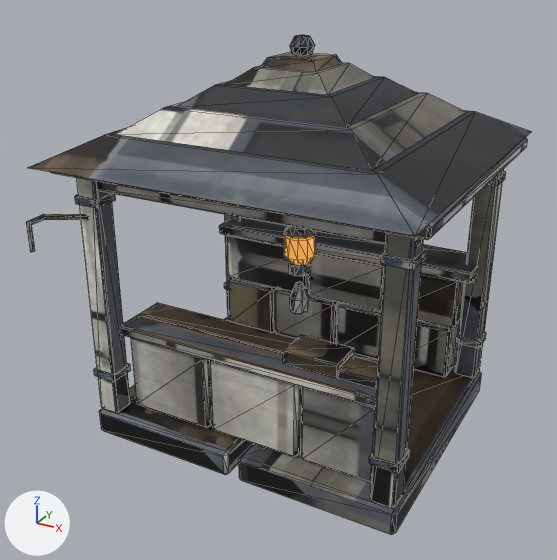
An edit to the glTF model games/vale/art/out/maps/landmarks/lampwright_stall.glb, drawn before and after from the same camera.
Before and after are seen from a camera (50 mm lens) standing at (2.84, -5.55, 4.08) and looking at (-0.05, -0.3, 1.46). Every picture has the same lights, and +X, +Y and +Z are marked at lower left. The picture after the commit comes second. Mesh edges are drawn as thin lines. Where no turn or scale is listed for an object, it has been applied to the vertices. Vertices at exactly the same position are counted once.

Names of what the first picture shows: 'lampwright_stall_body', 'lampwright_stall_lamp'.
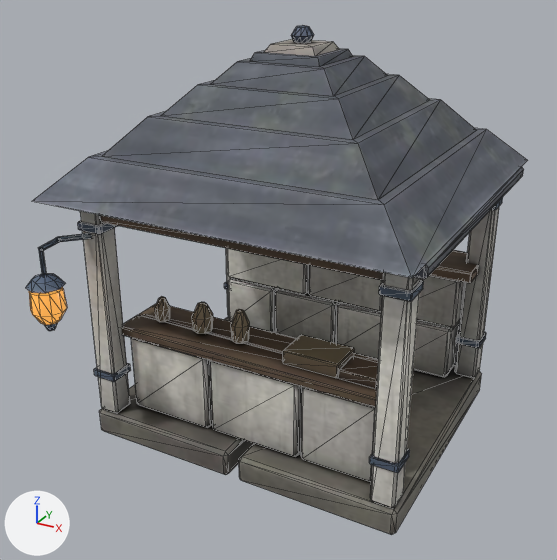
Where the newer file only moved an object's origin or applied its transform, the numbers keep the older frame.

Boxes [x1, y1, x2, y2] around the edits, measured in the pictures (557 x 560 px; the box of a moved part takes in the faces that stretch with it):
'lampwright_stall_body', reshaped
    before: [26, 35, 531, 535]
    after: [25, 25, 528, 535]
'lampwright_stall_lamp', moved
    before: [284, 235, 316, 266]
    after: [29, 287, 67, 325]
part 1 of me_lampwright_stall_body, moved or reshaped
    before: [97, 181, 423, 246]
    after: [100, 215, 419, 285]
part 2 of me_lampwright_stall_body, moved or reshaped
    before: [75, 193, 116, 208]
    after: [78, 221, 117, 234]
part 3 of me_lampwright_stall_body, moved or reshaped
    before: [381, 249, 426, 270]
    after: [379, 280, 424, 302]
part 4 of me_lampwright_stall_body, moved or reshaped
    before: [488, 172, 506, 186]
    after: [491, 197, 503, 210]
part 5 of me_lampwright_stall_body, moved or reshaped
    before: [261, 35, 343, 72]
    after: [264, 25, 340, 56]
part 6 of me_lampwright_stall_body, moved or reshaped
    before: [42, 214, 88, 220]
    after: [56, 233, 92, 242]
part 7 of me_lampwright_stall_body, moved or reshaped
    before: [283, 226, 317, 238]
    after: [25, 273, 65, 293]
part 8 of me_lampwright_stall_body, moved or reshaped
    before: [51, 137, 527, 240]
    after: [414, 167, 524, 279]
part 9 of me_lampwright_stall_body, moved or reshaped
    before: [116, 92, 466, 171]
    after: [161, 74, 430, 139]
part 10 of me_lampwright_stall_body, moved or reshaped
    before: [176, 76, 418, 127]
    after: [211, 55, 388, 96]
part 11 of me_lampwright_stall_body, rebuilt (19% taller)
    before: [28, 110, 531, 236]
    after: [32, 128, 528, 278]
part 12 of me_lampwright_stall_body, deleted
    before: [26, 63, 375, 314]
part 13 of me_lampwright_stall_body, cut back
    before: [77, 169, 504, 507]
    after: [38, 48, 499, 507]
part 14 of me_lampwright_stall_body, moved or reshaped
    both: [369, 449, 409, 473]
part 15 of me_lampwright_stall_body, surface changed
    before: [77, 169, 504, 535]
    after: [80, 207, 499, 535]

The edits, one by one:
me_lampwright_stall_body is used by ob_lampwright_stall_body; location (-0.011, -0.029, 1.71).
me_lampwright_stall_body had 1069 vertices, 1779 faces and spanned x -1.55..1.55, y -1.55..1.55, z -1.71..1.71.
me_lampwright_stall_body now has 1205 vertices, 2104 faces and spans x -1.53..1.55, y -1.76..1.55, z -1.71..1.78.
me_lampwright_stall_body part 1: the loose piece of 24 vertices spanning x -1.39..1.41, y -1.1..-0.96, z 0.58..0.72 is moved by (0.0, 0.0, -0.26).
me_lampwright_stall_body part 2: the loose piece of 24 vertices spanning x -1.4..-1.17, y -1.15..-0.92, z 0.45..0.53 is moved by (0.0, 0.0, -0.22).
me_lampwright_stall_body part 3: the loose piece of 24 vertices spanning x 1.2..1.43, y -1.15..-0.92, z 0.45..0.53 is moved by (0.0, 0.0, -0.22).
me_lampwright_stall_body part 4: the loose piece of 24 vertices spanning x 1.2..1.43, y 0.97..1.2, z 0.45..0.53 is moved by (0.0, 0.0, -0.22).
me_lampwright_stall_body part 5: the loose piece of 40 vertices spanning x -0.23..0.25, y -0.21..0.27, z 1.48..1.71 is scaled about its middle by (0.904, 0.904, 0.819), then moved by (0.0, 0.0, 0.09).
me_lampwright_stall_body part 6: the loose piece of 11 vertices spanning x -1.51..-1.26, y -1.43..-1.06, z 0.32..0.43 is multiplied about its middle by the matrix ((0.812, -0.265, 0.351), (0.306, 0.871, -0.049), (-0.317, 0.16, 0.853)), then moved by (0.07, -0.01, -0.15).
me_lampwright_stall_body part 7: the loose piece of 18 vertices spanning x -0.14..0.16, y -0.12..0.18, z 0.09..0.19 is moved by (-1.36, -1.64, -0.15).
me_lampwright_stall_body part 8: the loose piece of 24 vertices spanning x -1.53..1.55, y -1.27..1.33, z 0.72..0.82 is moved by (0.0, 0.0, -0.26).
me_lampwright_stall_body part 9: the loose piece of 9 vertices spanning x -1.04..1.06, y -1.02..1.08, z 1.03..1.21 is scaled about its middle by (0.76, 0.76, 1.22), then moved by (0.0, 0.0, 0.14).
me_lampwright_stall_body part 10: the loose piece of 9 vertices spanning x -0.71..0.73, y -0.69..0.75, z 1.21..1.36 is scaled about its middle by (0.728, 0.728, 1.07), then moved by (0.0, 0.0, 0.17).
me_lampwright_stall_body part 11: the loose piece of 10 vertices spanning x -1.51..1.53, y -1.49..1.55, z 0.82..1.03 is rebuilt with 10 vertices and now spans x -1.51..1.53, y -1.49..1.55, z 0.56..0.87.
me_lampwright_stall_body part 12: 9 loose pieces with 205 vertices, spanning x -1.55..1.38, y -1.55..1.16, z -0.67..1.48, are deleted.
me_lampwright_stall_body part 13: 60 vertices moved from x -1.4..1.42, y -1.14..1.2, z -1.12..0.71 to x -1.4..1.42, y -1.14..1.2, z -1.12..0.45; 12 vertices removed from x -1.4..1.42, y -1.14..1.2, z -1.13..-1.06; 353 vertices added at x -1.41..1.42, y -1.67..1.2, z -1.12..1.59.
me_lampwright_stall_body part 14: 4 vertices moved within x 1.2..1.42, y -1.14..-0.92, z -1.12..-1.06; 4 vertices removed from x 1.2..1.42, y -1.14..-0.92, z -1.13..-1.06; 4 vertices added at x 1.2..1.42, y -1.14..-0.92, z -1.12..-1.05.
me_lampwright_stall_body part 15: 953 kept faces spanning x -1.41..1.43, y -1.15..1.25, z -1.71..0.45 get new texture (UV) coordinates.
Other edits to the shape of me_lampwright_stall_body do not show in these pictures.
Object 'lampwright_stall_lamp' (ob_lampwright_stall_lamp) moves from (0.0, 0.0, 1.645) to (-1.36, -1.64, 1.495).
